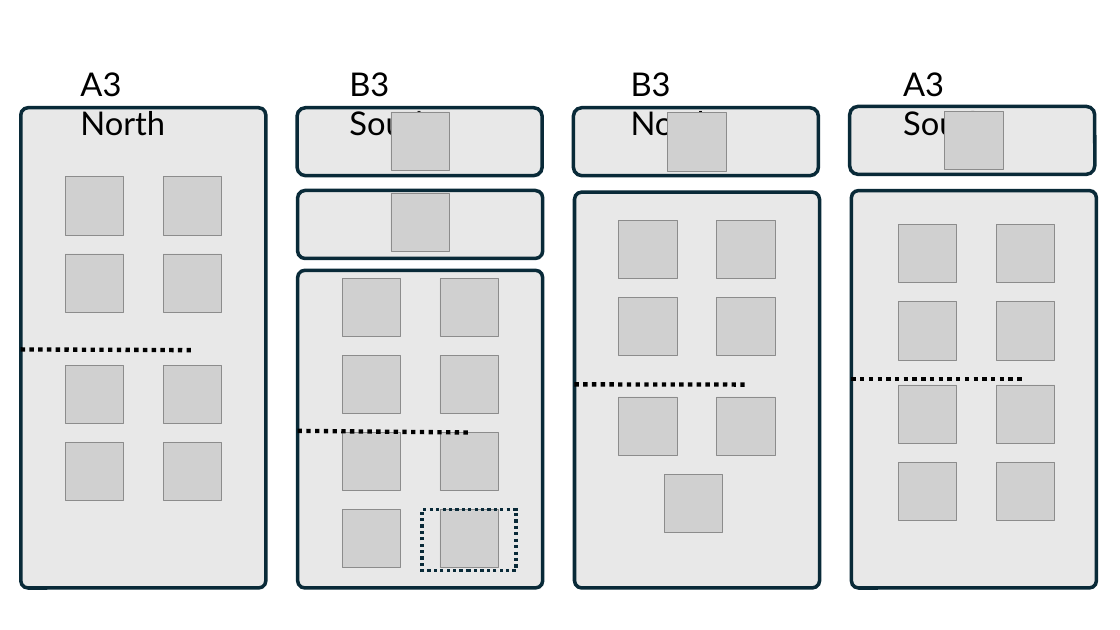
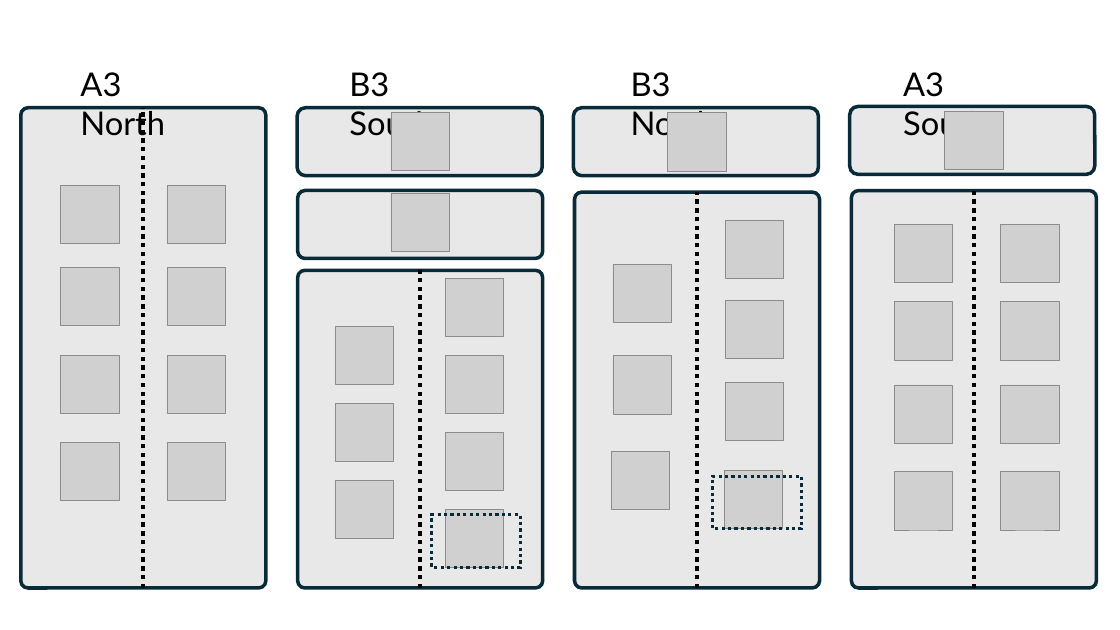
Before and after one commit to geraintpalmer/bed_moves_policy, a slide deck: slide 1 of images/icu.pptx. Drawn at 1120x630 pixels with LibreOffice and Linux fonts; fonts in the diff are those of the drawing; grey boxes stand for pictures. Boxes give left, top, right and bottom in pixels: in the first picture for what was removed or moved away, otherwise in the second. Text is boxed around its words. In the diff, an @@ line names an element or a change of style, - is before the commit and + after.

```diff
--- a/images/icu.pptx
+++ b/images/icu.pptx
@@ line moved from (21, 350) - (192, 350) to (144, 588) - (144, 108) @@
@@ picture: place and size @@
-picture at [66, 177, 124, 235]
+picture at [61, 186, 119, 244]
@@ picture: place and size @@
-picture at [163, 177, 221, 235]
+picture at [167, 186, 225, 244]
@@ line moved from (575, 385) - (746, 385) to (697, 588) - (697, 192) @@
@@ line moved from (852, 379) - (1026, 379) to (974, 588) - (974, 191) @@
@@ picture: place and size @@
-picture at [717, 220, 775, 278]
+picture at [726, 220, 784, 278]
@@ picture: place and size @@
-picture at [66, 254, 124, 312]
+picture at [61, 268, 119, 326]
@@ picture: place and size @@
-picture at [163, 254, 221, 312]
+picture at [167, 268, 225, 326]
@@ line moved from (297, 431) - (469, 433) to (420, 588) - (420, 271) @@
@@ 8 pictures: place and size @@
-8 pictures at [163, 224, 1054, 568]
+8 pictures at [167, 224, 1059, 568]
@@ picture: place and size @@
-picture at [717, 297, 775, 355]
+picture at [726, 301, 784, 359]
@@ picture: place and size @@
-picture at [66, 365, 124, 423]
+picture at [61, 355, 119, 413]
@@ picture: place and size @@
-picture at [163, 365, 221, 423]
+picture at [167, 355, 225, 413]
@@ picture: place and size @@
-picture at [717, 397, 775, 455]
+picture at [726, 382, 784, 440]
@@ 4 pictures: place and size @@
-4 pictures at [66, 224, 957, 500]
+4 pictures at [61, 224, 953, 501]
@@ group removed at [342, 220, 723, 532]: 5 pictures @@
@@ group added at [612, 265, 802, 528]: 4 pictures, 1 rectangle @@
@@ picture: place and size @@
-picture at [899, 462, 957, 520]
+picture at [895, 472, 953, 530]
@@ picture: place and size @@
-picture at [996, 462, 1054, 520]
+picture at [1001, 472, 1059, 530]
@@ 3 pictures: place and size @@
-3 pictures at [342, 355, 400, 568]
+3 pictures at [335, 326, 393, 539]
@@ rectangle: place and size @@
-rectangle at [422, 510, 516, 571]
+rectangle at [432, 515, 521, 567]
```
Also in this commit, not shown: 5 other slides changed, 9 other files.
